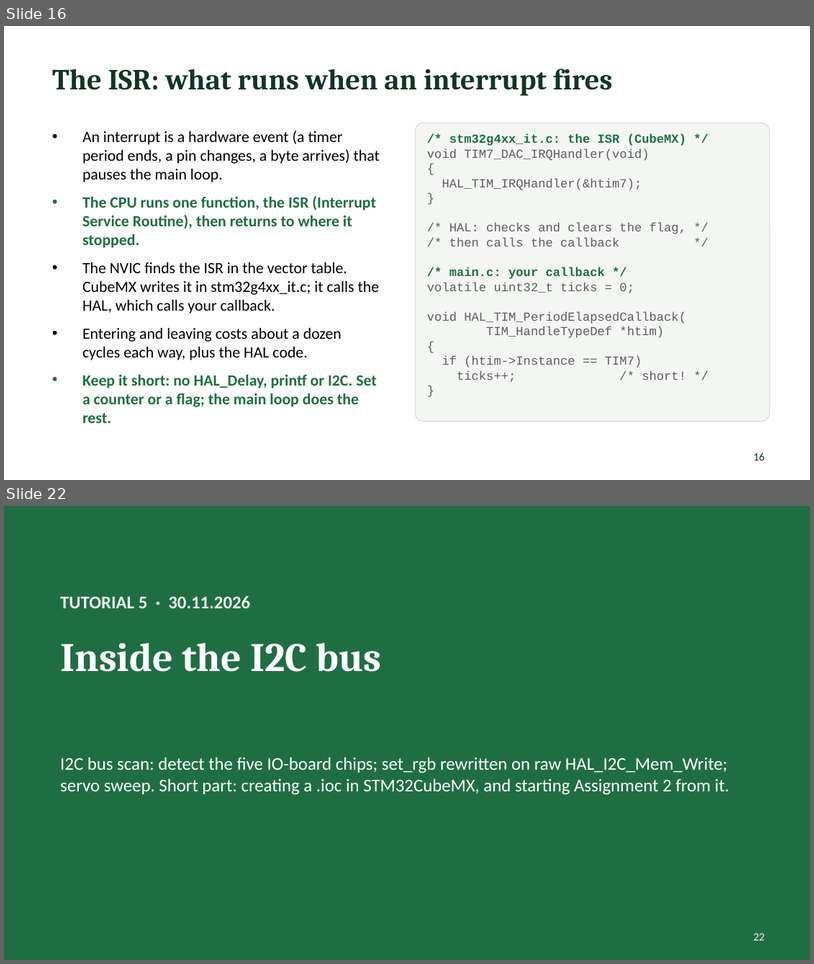
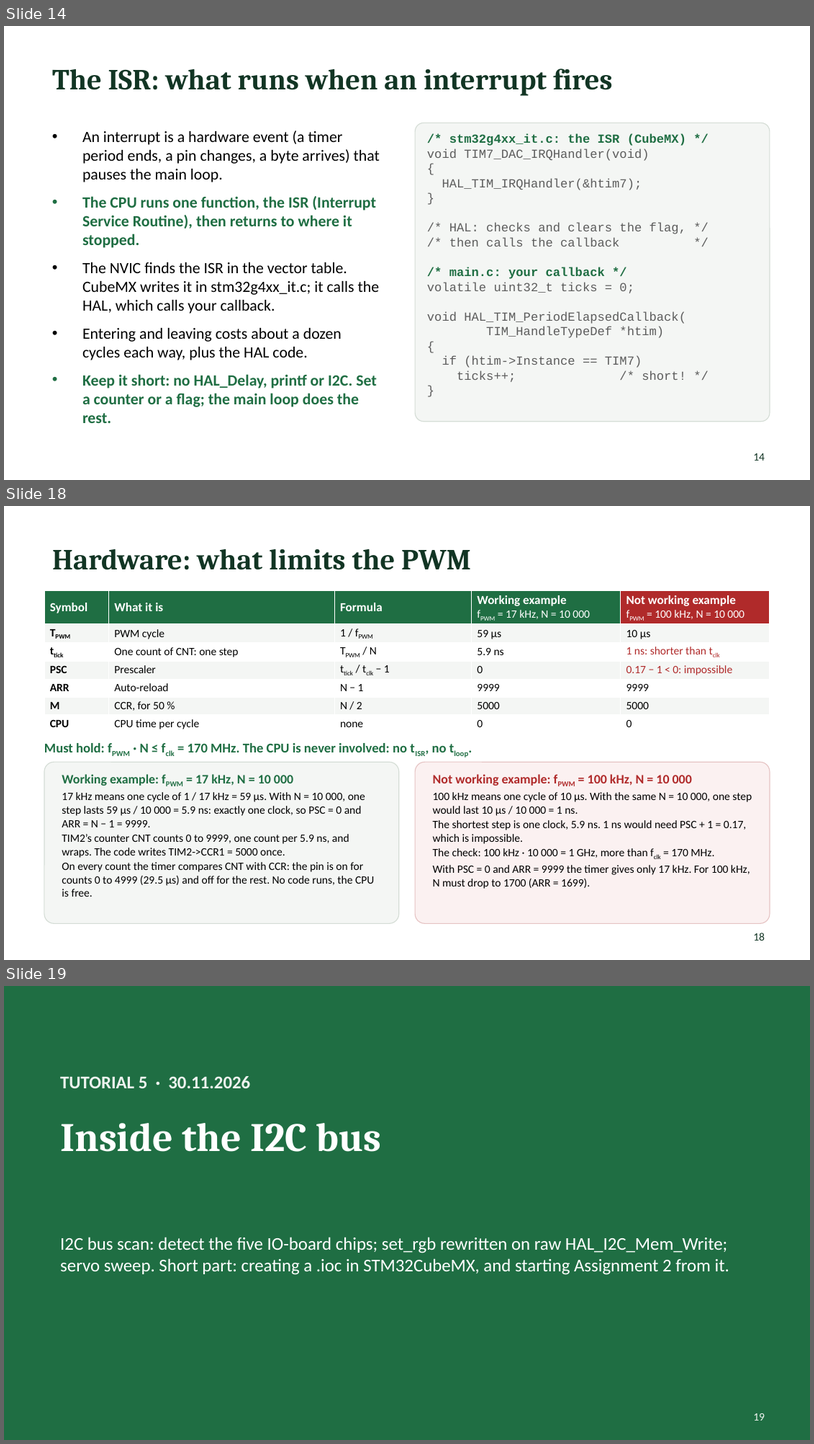
Before and after one commit to Yohai-ack/MP, a slide deck: tutorials/MP_tutorials_2026.pptx. Shown one above the other, each under a label of ours: slides 16 and 22 before the commit, slides 14, 18 and 19 after it; the slides between them are not shown. The pictures are 814x964 and 814x1444 pixels, drawn with LibreOffice and Linux fonts; fonts in the diff are those of the drawing. Boxes give left, top, right and bottom in pixels: in the first picture for what was removed or moved away, otherwise in the second. Text is boxed around its words. In the diff, an @@ line names an element or a change of style, - is before the commit and + after.

```diff
--- a/tutorials/MP_tutorials_2026.pptx
+++ b/tutorials/MP_tutorials_2026.pptx
@@ slide 18 added at [4,506,810,960], background #FFFFFF @@
@@ title added at [52,549,471,570], 26 pt, text #123524, bold @@
+Hardware: what limits the PWM
@@ table added at [44,591,770,732], 7 rows, 5 columns @@
+Symbol | What it is | Formula | Working example / fPWM = 17 kHz, N = 10 000 | Not working example / fPWM = 100 kHz, N = 10 000
+TPWM | PWM cycle | 1 / fPWM | 59 µs | 10 µs
+ttick | One count of CNT: one step | TPWM / N | 5.9 ns | 1 ns: shorter than tclk
+PSC | Prescaler | ttick / tclk − 1 | 0 | 0.17 − 1 < 0: impossible
+ARR | Auto-reload | N − 1 | 9999 | 9999
+M | CCR, for 50 % | N / 2 | 5000 | 5000
+CPU | CPU time per cycle | none | 0 | 0
@@ text added at [44,743,447,752], 12 pt, text #1F6E43, bold @@
+Must hold: fPWM · N ≤ fclk = 170 MHz. The CPU is never involved: no tISR, no tloop.
@@ rounded rectangle added at [44,762,399,923], fill #F4F6F4, outline #D5DDD6 0.75 pt @@
@@ rounded rectangle added at [415,762,770,923], fill #FBF1F1, outline #E6C4C4 0.75 pt @@
@@ text added at [62,774,374,885], 10 pt, text #000000 @@
+Working example: fPWM = 17 kHz, N = 10 000
+17 kHz means one cycle of 1 / 17 kHz = 59 µs. With N = 10 000, one step lasts 59 µs / 10 000 = 5.9 ns: exactly one clock, so PSC = 0 and ARR = N − 1 = 9999.
+TIM2’s counter CNT counts 0 to 9999, one count per 5.9 ns, and wraps. The code writes TIM2->CCR1 = 5000 once.
+On every count the timer compares CNT with CCR: the pin is on for counts 0 to 4999 (29.5 µs) and off for the rest. No code runs, the CPU is free.
@@ text added at [433,774,752,888], 10 pt, text #000000 @@
+Not working example: fPWM = 100 kHz, N = 10 000
+100 kHz means one cycle of 10 µs. With the same N = 10 000, one step would last 10 µs / 10 000 = 1 ns.
+The shortest step is one clock, 5.9 ns. 1 ns would need PSC + 1 = 0.17, which is impossible.
+The check: 100 kHz · 10 000 = 1 GHz, more than fclk = 170 MHz.
+With PSC = 0 and ARR = 9999 the timer gives only 17 kHz. For 100 kHz, N must drop to 1700 (ARR = 1699).
@@ page number added at [754,932,765,940], 10 pt, text #123524 @@
+18
@@ what was slide 16 is now slide 14 @@
@@ page number at [754,453,765,460]: text changed @@
-16
+14
@@ what was slide 22 is now slide 19 @@
@@ page number at [754,1413,765,1420]: text changed @@
-22
+19
```
Also in this commit, not shown: 6 slides changed, 3 other slides added, 2 slides removed, 3 other files.
